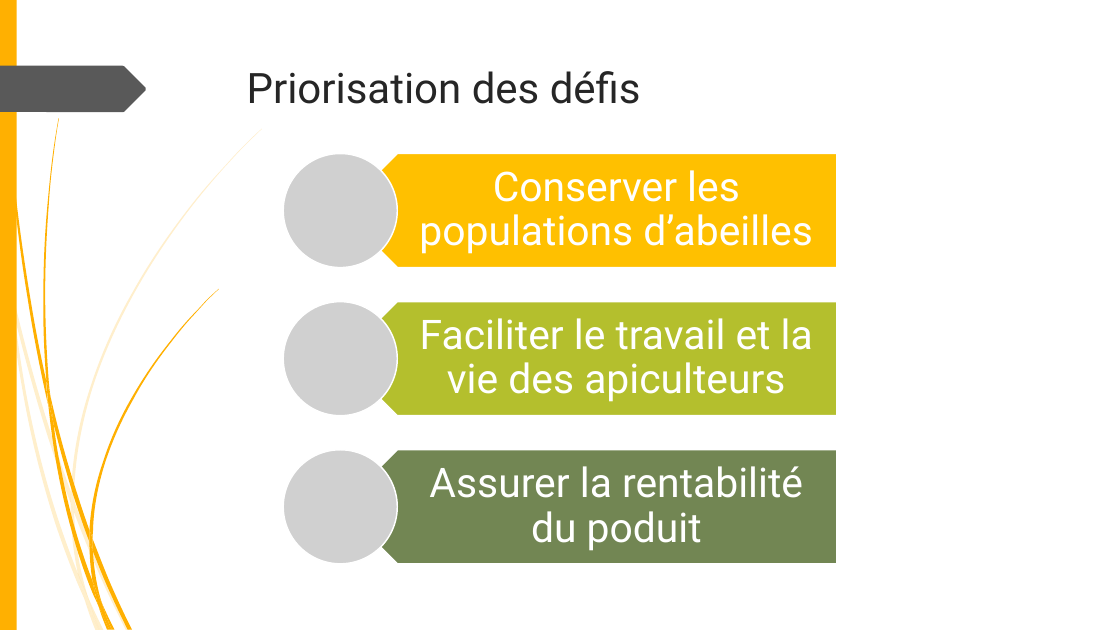
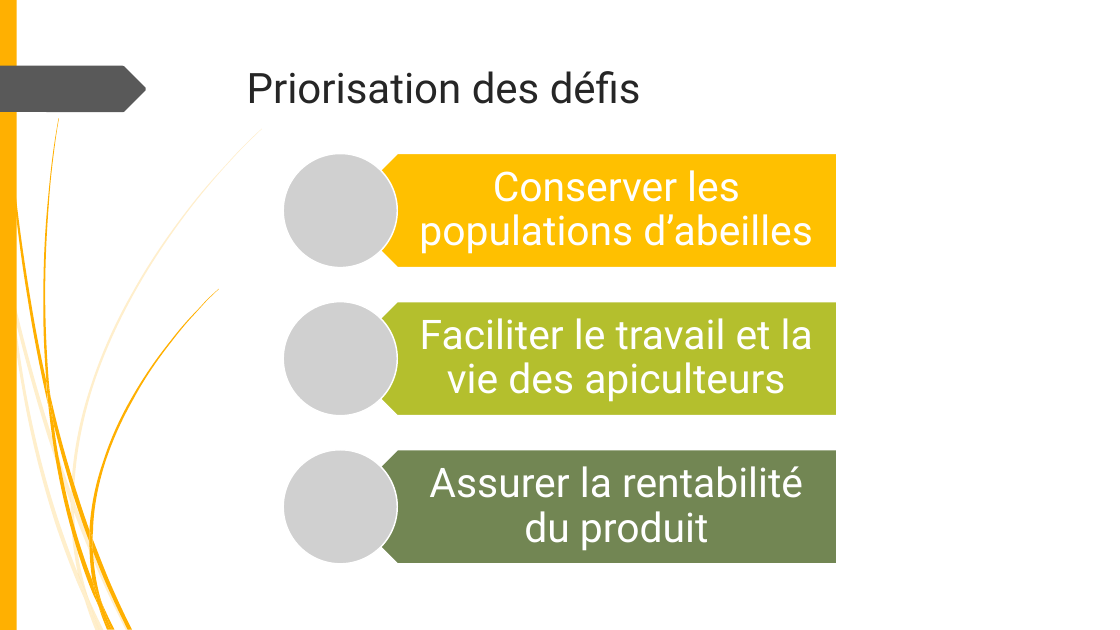
Before and after one commit to fisj2002/Projet_S6_Documentation, a slide deck: slide 9 of Présentation Éthique.pptx. Drawn at 1120x630 pixels with LibreOffice and Linux fonts; fonts in the diff are those of the drawing; grey boxes stand for pictures; background and template pictures are left out. Boxes give left, top, right and bottom in pixels: in the first picture for what was removed or moved away, otherwise in the second. Text is boxed around its words. In the diff, an @@ line names an element or a change of style, - is before the commit and + after.

```diff
--- a/Présentation Éthique.pptx
+++ b/Présentation Éthique.pptx
@@ text at (429, 466, 803, 551): text changed @@
-Assurer la rentabilité du poduit
+Assurer la rentabilité du produit
```
Also in this commit, not shown: 3 slides added.
